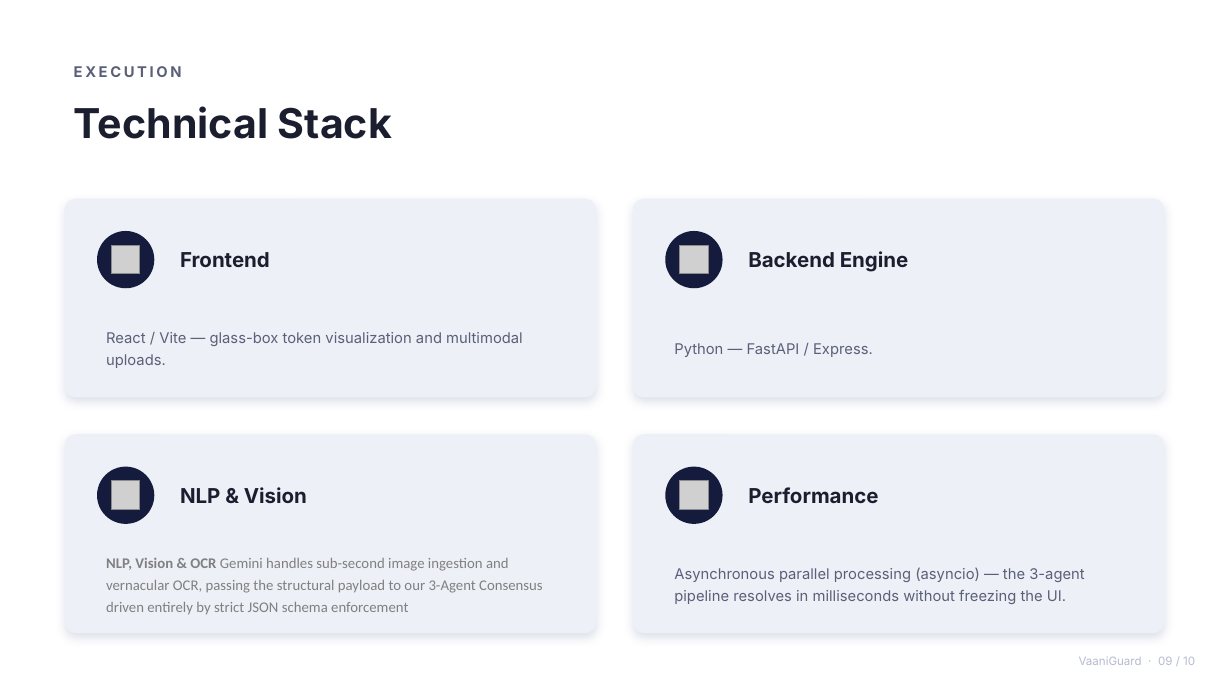
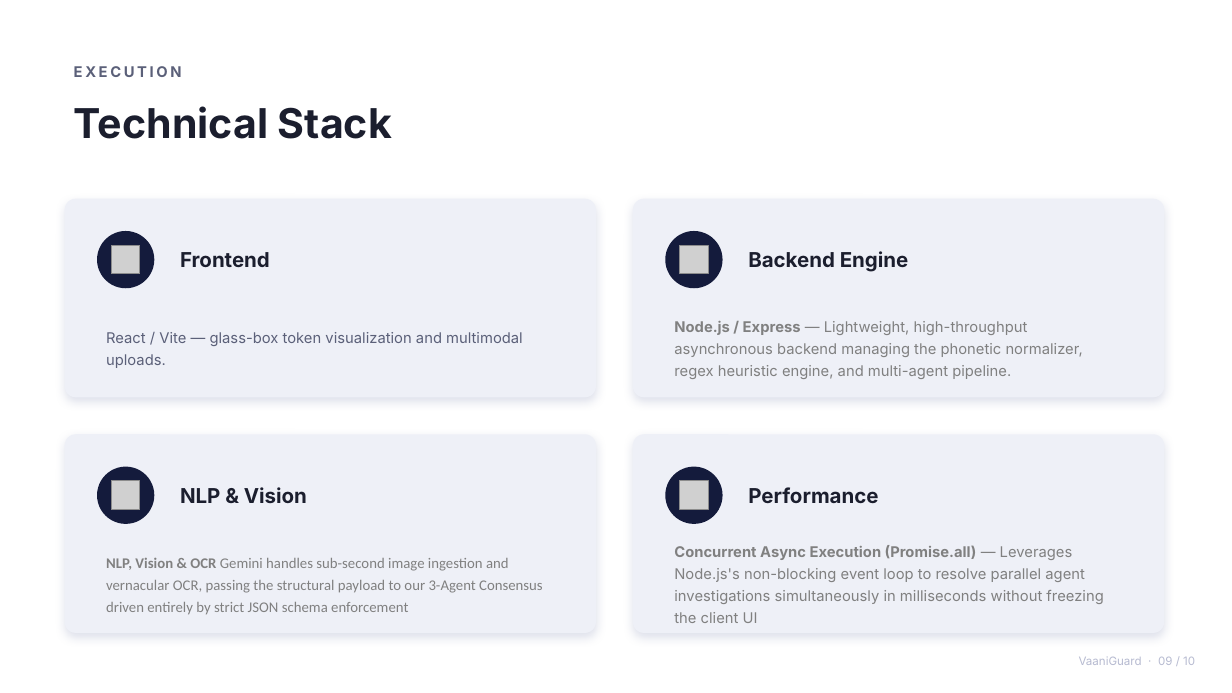
Before and after one commit to Arthrevs/Acm, a slide deck: slide 9 of VaaniGuard_teamhatsoff.pptx. Drawn at 1232x693 pixels with LibreOffice and Linux fonts; fonts in the diff are those of the drawing; grey boxes stand for pictures. Boxes give left, top, right and bottom in pixels: in the first picture for what was removed or moved away, otherwise in the second. Text is boxed around its words. In the diff, an @@ line names an element or a change of style, - is before the commit and + after.

Commit message:
chore: minify agent prompts for extreme token efficiency and deploy offline logo verification

```diff
--- a/VaaniGuard_teamhatsoff.pptx
+++ b/VaaniGuard_teamhatsoff.pptx
@@ text at [674,321,1083,379]: text changed; text colour #5B6079 to #808080 @@
-Python — FastAPI / Express.
+Node.js / Express — Lightweight, high-throughput asynchronous backend managing the phonetic normalizer, regex heuristic engine, and multi-agent pipeline.
@@ text at [674,545,1103,623]: text changed; text colour #5B6079 to #808080 @@
-Asynchronous parallel processing (asyncio) — the 3-agent pipeline resolves in milliseconds without freezing the UI.
+Concurrent Async Execution (Promise.all) — Leverages Node.js's non-blocking event loop to resolve parallel agent investigations simultaneously in milliseconds without freezing the client UI
```
Also in this commit, not shown: 1 other slide changed, 25 other files.
